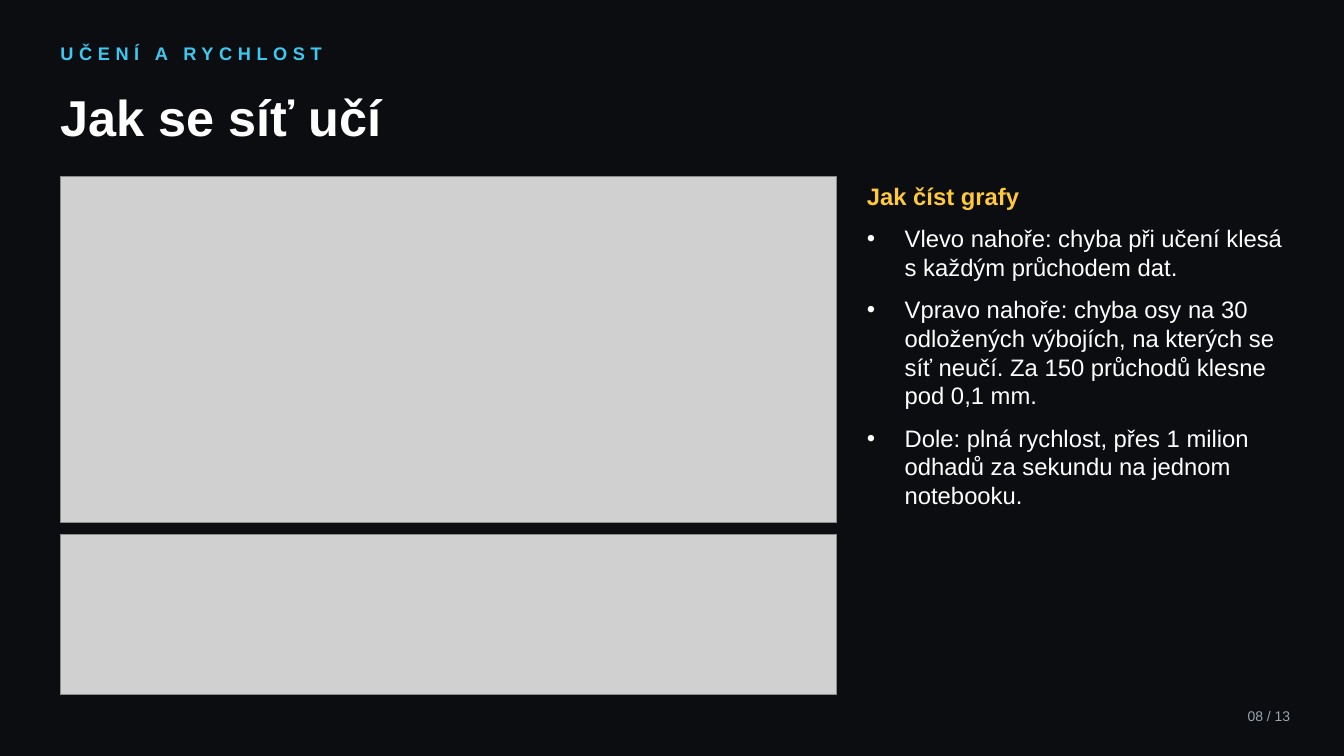
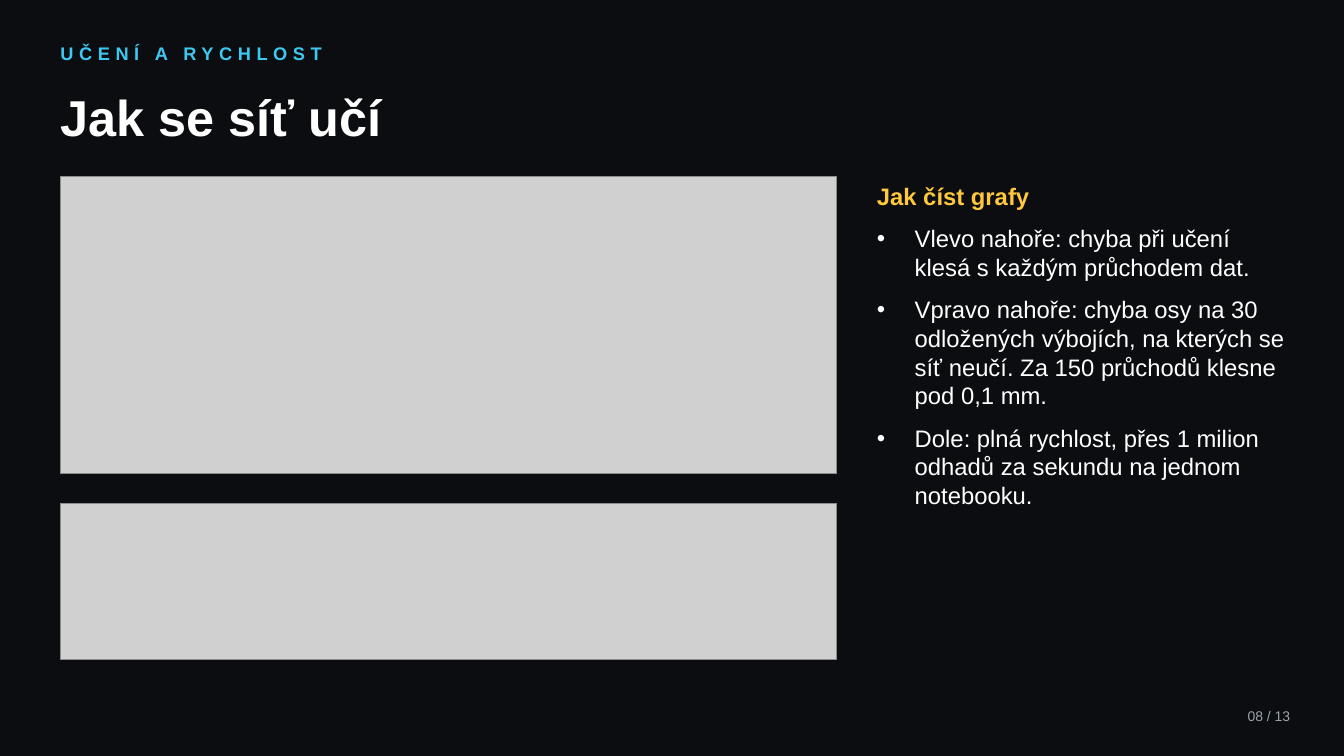
Before and after one commit to mschiller890/hackathon, a slide deck: slide 8 of slides.pptx. Drawn at 1344x756 pixels with LibreOffice and Linux fonts; fonts in the diff are those of the drawing; grey boxes stand for pictures. Boxes give left, top, right and bottom in pixels: in the first picture for what was removed or moved away, otherwise in the second. Text is boxed around its words. In the diff, an @@ line names an element or a change of style, - is before the commit and + after.

```diff
--- a/slides.pptx
+++ b/slides.pptx
@@ picture: place and size @@
-picture at [60, 176, 837, 522]
+picture at [60, 176, 837, 474]
@@ text "Jak číst grafy" rewrapped from [867, 187, 1282, 505] to [877, 187, 1284, 505] @@
@@ picture: place and size @@
-picture at [60, 534, 837, 695]
+picture at [60, 504, 837, 659]
```
Also in this commit, not shown: 2 other slides changed, 1 other file.
